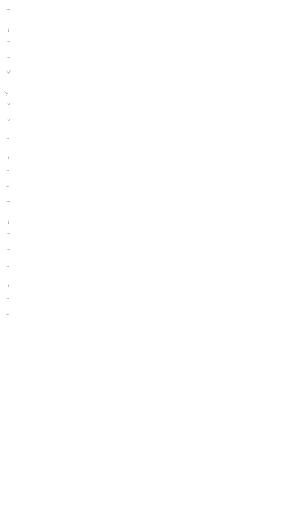
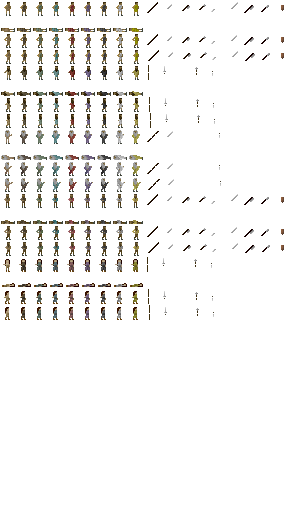
The second 288px x 512px image is a revision of the first. Changes to its layers:
hid "sparkles", painted on it over bbox(4, 9, 11, 315)
showed "Background", painted on it over bbox(1, 2, 284, 320)
